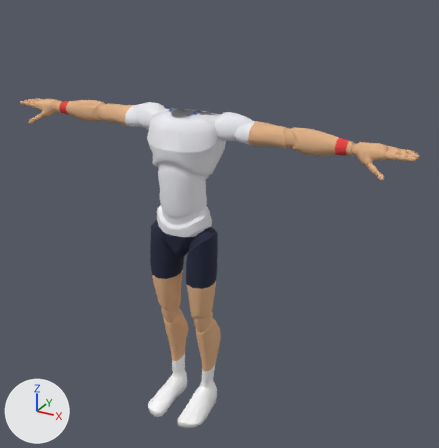
Renders of the glTF model sweetspot/models/players/p14.glb from each side of a commit.
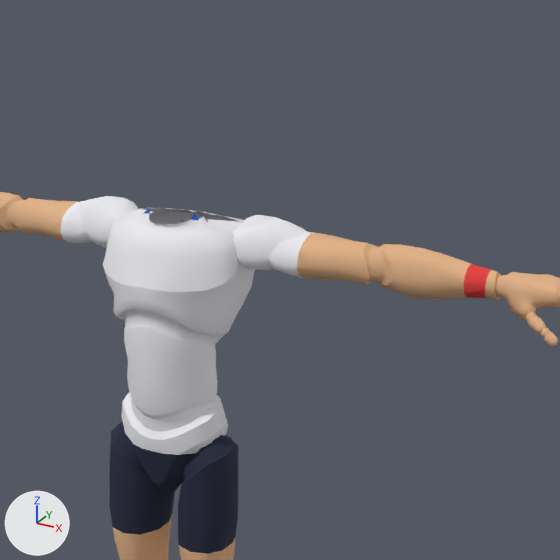
There are two pictures of each version: one whole from a 50 mm camera at (1.361, -2.145, 2.101) aimed at (0.139, 0.075, 0.991), one close up on the part from 21% to 88% of the width and 0% to 65% of the height. The axes (+X, +Y, +Z) are drawn at lower left. The lights are the same throughout. The first two pictures are the older version. Vertices at exactly the same position are counted once.

The scene before the commit, as lines of its bpy script (objects in view):
```python
me_mannequin = bpy.data.meshes.new('Mannequin')
me_mannequin.from_pydata(...)  # 7088 vertices, 13890 faces; spans x -0.97..0.97, y -0.21..0.15, z 0.0..1.51
me_mannequin.materials.append(mat_palette)  # picture img_palette
ob_body = bpy.data.objects.new('Body', me_mannequin)
ob_body.location = (0.0, 0.0, 0.0)
```
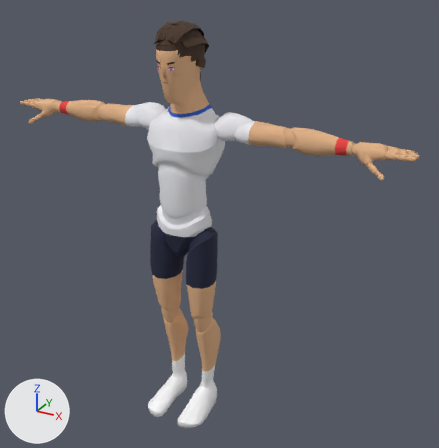
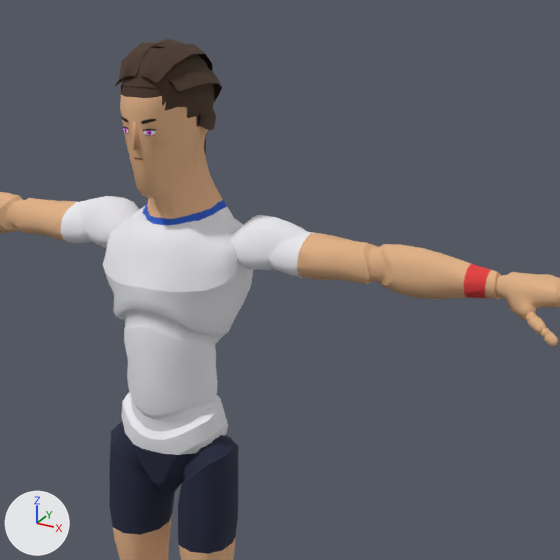
Location of each change, [x1, y1, x2, y2] in pixels of the close-ups (560 x 560 px):
'Body', reshaped
    before: [0, 192, 560, 560]
    after: [0, 79, 560, 560]
'Hair', added (brown)
    after: [115, 39, 222, 156]
'Face', added
    after: [121, 116, 156, 160]
'Nose', added
    after: [133, 122, 141, 150]
part 1 of me_mannequin, built on
    before: [86, 196, 275, 259]
    after: [86, 79, 275, 259]

What the commit changed:
Picture 'face_01' (img_face_01) is new.
Material 'face' (mat_face) is new.
Its texture is img_face_01 (with its transparency).
Its roughness is 0.9.
me_mannequin is used by ob_body; location (0.0, 0.0, 0.0).
me_mannequin had 7088 vertices, 13890 faces and spanned x -0.97..0.97, y -0.21..0.15, z 0.0..1.51.
me_mannequin now has 7378 vertices, 14511 faces and spans x -0.97..0.97, y -0.21..0.14, z 0.0..1.86.
me_mannequin part 1: 65 vertices moved from x -0.21..0.21, y -0.05..0.14, z 1.33..1.51 to x -0.21..0.21, y -0.05..0.14, z 1.32..1.51; 50 vertices removed from x -0.15..0.15, y -0.05..0.1, z 1.46..1.5; 340 vertices added at x -0.15..0.15, y -0.13..0.13, z 1.45..1.86.
Mesh me_nose is new.
It has 6 vertices, 6 faces and spans x -0.0106..0.0106, y -0.1315..-0.1137, z 1.6643..1.7191.
It uses material mat_palette (picture img_palette).
Mesh me_hair is new.
It has 534 vertices, 994 faces and spans x -0.103..0.103, y -0.115..0.14, z 1.362..1.87.
It uses material mat_palette (picture img_palette).
Mesh me_face is new.
It has 50 vertices, 64 faces and spans x -0.0672..0.0672, y -0.1276..-0.0304, z 1.6106..1.7281.
It uses material mat_face (picture img_face_01).
Object 'Nose' (ob_nose) is new; it shows me_nose.
Its location is (0.0, 0.0, 0.0).
Object 'Hair' (ob_hair) is new; it shows me_hair.
Its location is (0.0, 0.0, 0.0).
Object 'Face' (ob_face) is new; it shows me_face.
Its location is (0.0, 0.0, 0.0).
